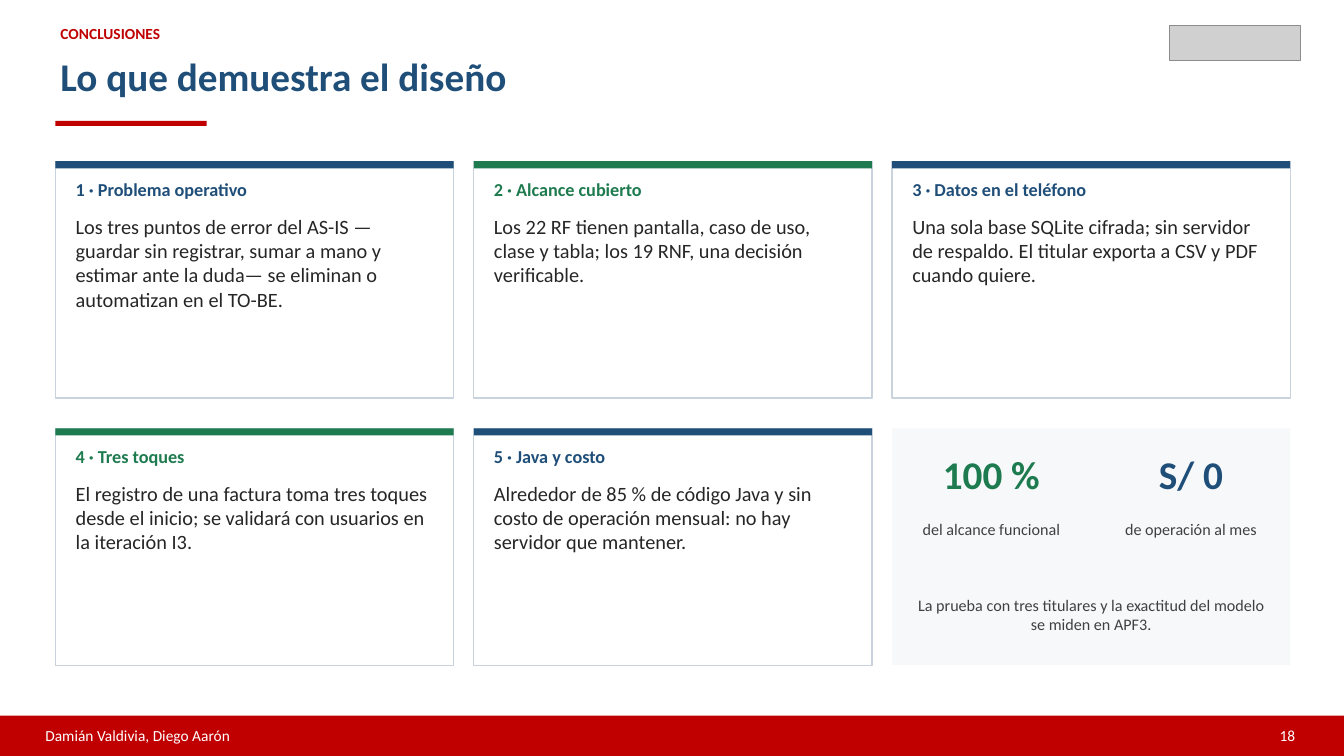
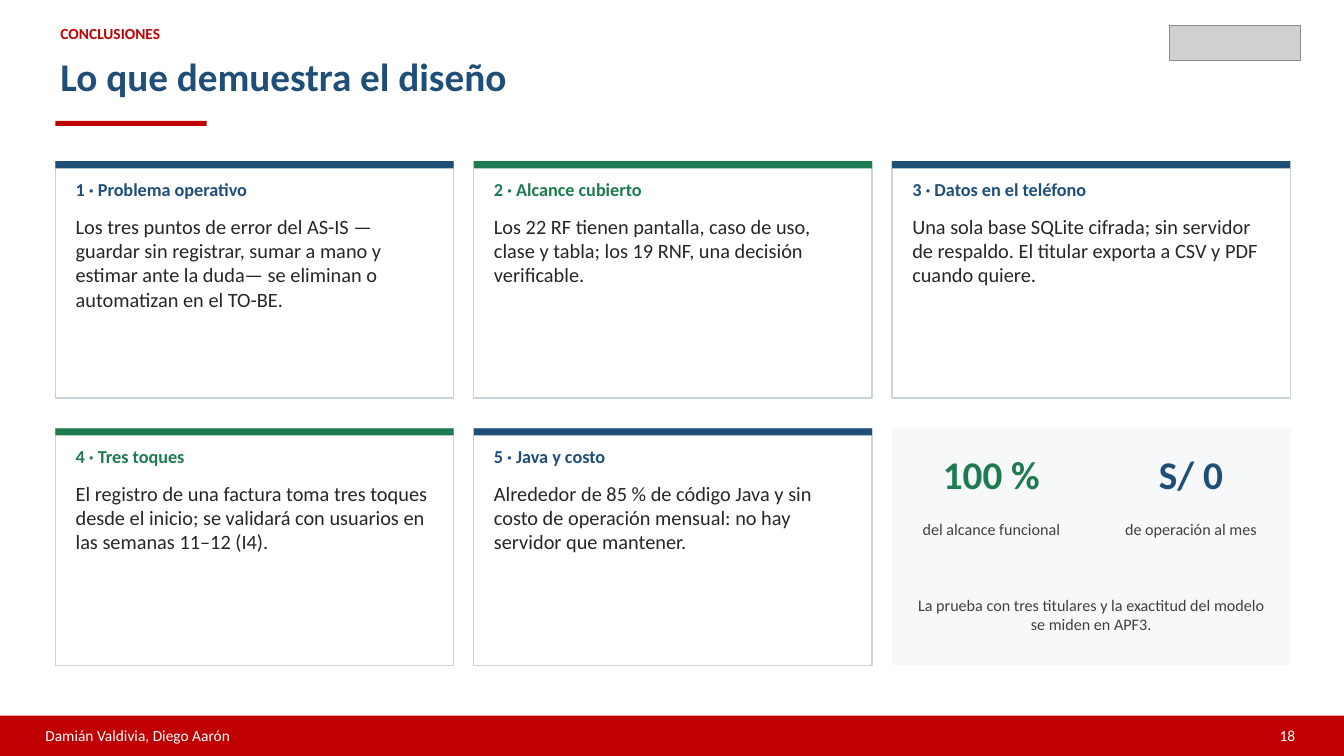
Before and after one commit to diegoaaron/Facturas_S20, a slide deck: slide 18 of documentos_teoricos/entregable2/solo_entregable2_presentacion.pptx. Drawn at 1344x756 pixels with LibreOffice and Linux fonts; fonts in the diff are those of the drawing; grey boxes stand for pictures. Boxes give left, top, right and bottom in pixels: in the first picture for what was removed or moved away, otherwise in the second. Text is boxed around its words. In the diff, an @@ line names an element or a change of style, - is before the commit and + after.

```diff
--- a/documentos_teoricos/entregable2/solo_entregable2_presentacion.pptx
+++ b/documentos_teoricos/entregable2/solo_entregable2_presentacion.pptx
@@ text at (76, 487, 427, 552): text changed @@
-El registro de una factura toma tres toques desde el inicio; se validará con usuarios en la iteración I3.
+El registro de una factura toma tres toques desde el inicio; se validará con usuarios en las semanas 11–12 (I4).
```
Also in this commit, not shown: 2 other slides changed, 50 other files.
